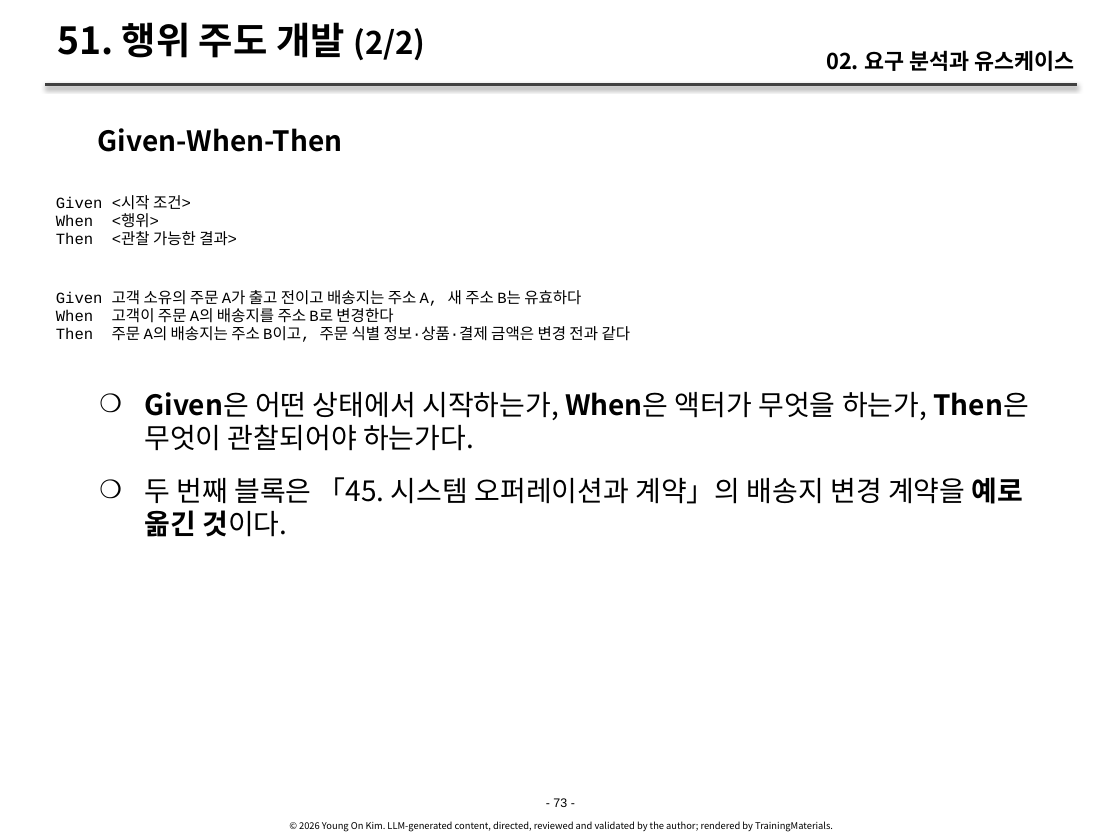
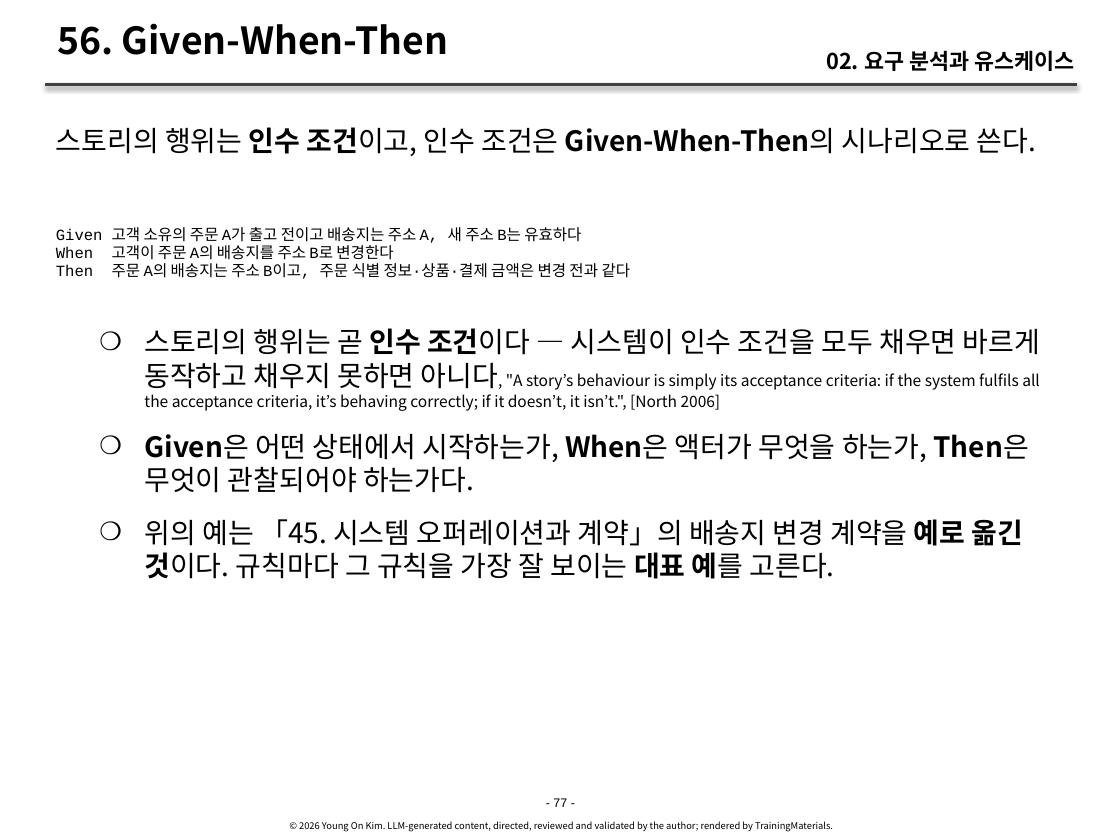
Before and after one commit to YoungSan77/TrainingMaterials, a slide deck: slide 77 of courses/ooad/sessions/s02.pptx (slide 73 before the commit). Drawn at 1120x840 pixels with LibreOffice and Linux fonts; fonts in the diff are those of the drawing. Boxes give left, top, right and bottom in pixels: in the first picture for what was removed or moved away, otherwise in the second. Text is boxed around its words. In the diff, an @@ line names an element or a change of style, - is before the commit and + after.

```diff
--- a/courses/ooad/sessions/s02.pptx
+++ b/courses/ooad/sessions/s02.pptx
@@ title at (57,23,448,55): text changed @@
-51. 행위 주도 개발 (2/2)
+56. Given-When-Then
@@ text at (56,127,1036,156): text changed; bold off @@
-Given-When-Then
+스토리의 행위는 인수 조건이고, 인수 조건은 Given-When-Then의 시나리오로 쓴다.
@@ text removed at (56,195,237,246) @@
-Given <시작 조건>
-When <행위>
-Then <관찰 가능한 결과>
@@ text "Given 고객 소유의 주문 A가 ...": place and size @@
-text "Given 고객 소유의 주문 A가 ..." at (56,290,631,342)
+text "Given 고객 소유의 주문 A가 ..." at (56,227,631,279)
@@ text "스토리의 행위는 곧 인수 조건이다 ...": place and size @@
-text "스토리의 행위는 곧 인수 조건이다 ..." at (144,392,1028,537)
+text "스토리의 행위는 곧 인수 조건이다 ..." at (144,328,1040,579)
@@ text at (144,328,1040,411): paragraph added @@
+    ❍ 스토리의 행위는 곧 인수 조건이다 — 시스템이 인수 조건을 모두 채우면 바르게 동작하고 채우지 못하면 아니다, "A story’s behaviour is simply its acceptance criteria: if the system fulfils all the acceptance criteria, it’s behaving correctly; if it doesn’t, it isn’t.", [North 2006]
@@ text at (144,519,1024,579): text changed @@
-    ❍ 두 번째 블록은 「45. 시스템 오퍼레이션과 계약」의 배송지 변경 계약을 예로 옮긴 것이다.
+    ❍ 위의 예는 「45. 시스템 오퍼레이션과 계약」의 배송지 변경 계약을 예로 옮긴 것이다. 규칙마다 그 규칙을 가장 잘 보이는 대표 예를 고른다.
@@ text at (553,798,567,807): text changed @@
-- 73 -
+- 77 -
```
Also in this commit, not shown: 24 other slides changed, 7 slides added, 46 other files.
